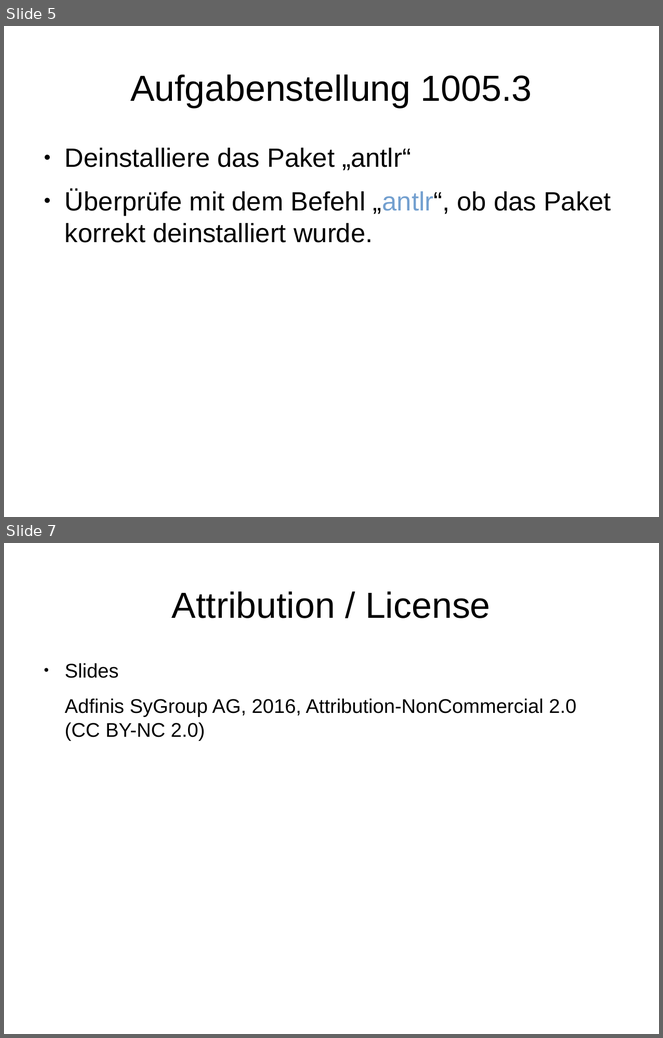
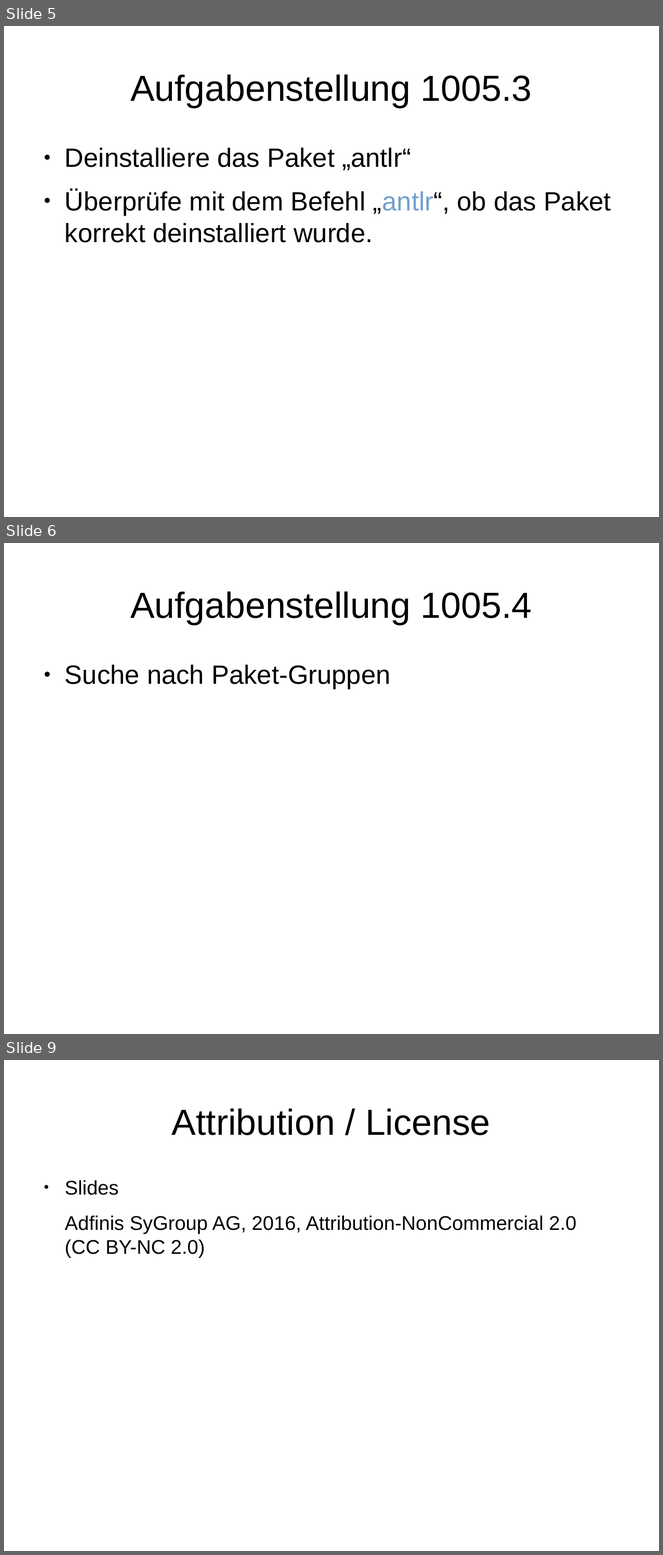
Before and after one commit to adfinis/adsy-trainings, a slide deck: SSA_SUSE-System-Administration/1005_zypper/modul_zypper_1005_03_handson.odp. Shown one above the other, each under a label of ours: slides 5 and 7 before the commit, slides 5, 6 and 9 after it; the slides between them are not shown. The pictures are 663x1038 and 663x1555 pixels, drawn with LibreOffice and Linux fonts; fonts in the diff are those of the drawing. Boxes give left, top, right and bottom in pixels: in the first picture for what was removed or moved away, otherwise in the second. Text is boxed around its words. In the diff, an @@ line names an element or a change of style, - is before the commit and + after.

```diff
--- a/SSA_SUSE-System-Administration/1005_zypper/modul_zypper_1005_03_handson.odp
+++ b/SSA_SUSE-System-Administration/1005_zypper/modul_zypper_1005_03_handson.odp
@@ slide 6 added at (4,543,659,1034), background #FFFFFF @@
@@ title added at (130,591,532,625), 44 pt, text #000000 @@
+Aufgabenstellung 1005.4
@@ text added at (65,665,390,690), 32 pt, text #000000 @@
+● Suche nach Paket-Gruppen
@@ what was slide 7 is now slide 9 @@
```
Also in this commit, not shown: 1 slide changed, 1 other slide added, 3 other files.
